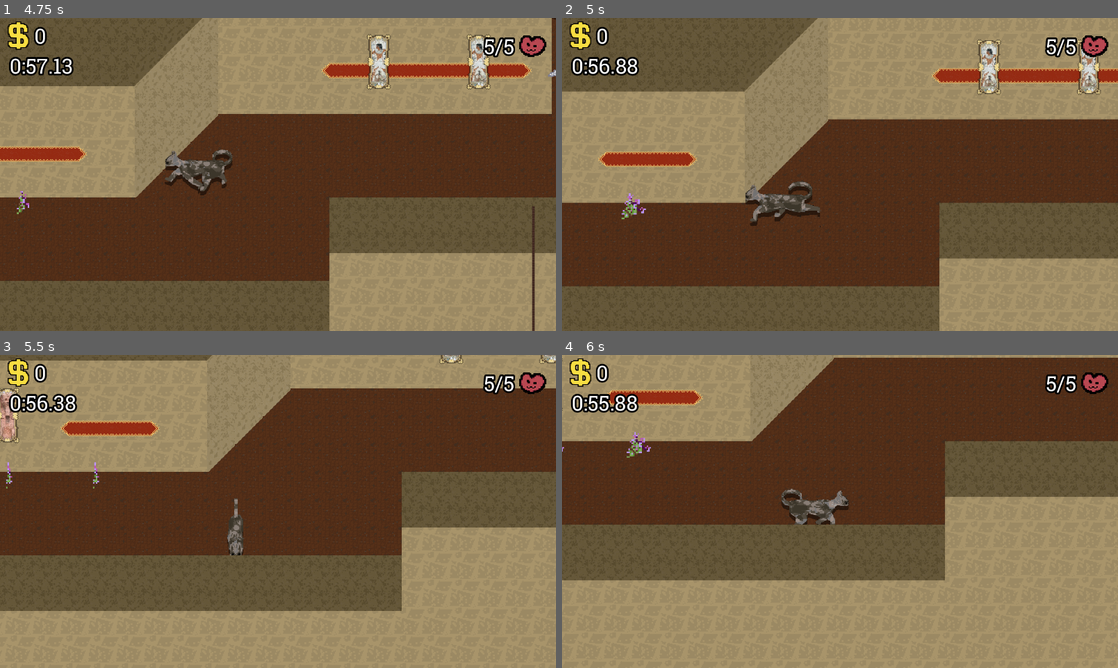
Above: before the commit, frames 1-4 (two rows, left to right).
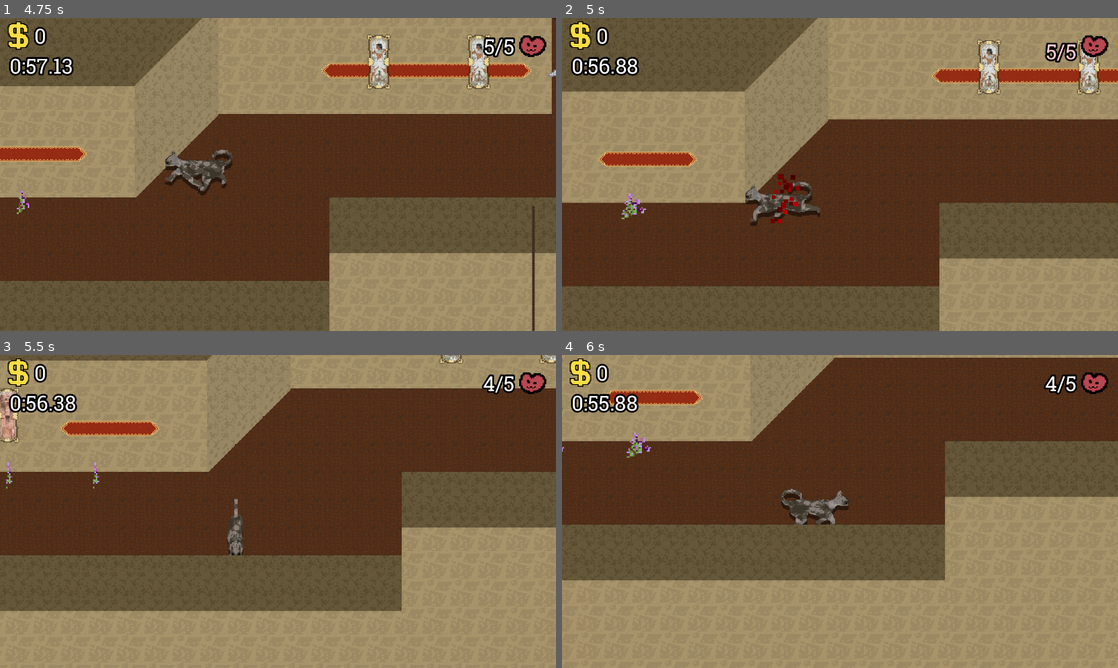
Above: after the commit, the same moments.

Repository: Emarald64/ancient-game-jam
Game: Godot game, scene res://source/main.tscn
Same seed, same stepped clock (60 frames per second), same inputs: the game is played once before the commit and once after it.
Inputs:
- Up to frame 1 (4.75 s): hold D (move_right) 0.53-1.28 s; hold Shift (sprint) 0.53-1.28 s; hold S (move_down) 1.28-2.03 s; tap Y at 1.35, 2.85, 4.35 s; hold D (move_right) 2.03-2.78 s; hold Shift (sprint) 2.03-2.78 s; hold W (move_up) 2.78-3.53 s; hold Shift (sprint) 3.53-4.28 s; hold A (move_left) from 3.53 s (still down); tap = (debug_heal, bound only after the commit) at 4.15 s
- Up to frame 2 (5 s): keep holding A (move_left); tap - (debug_hurt, bound only after the commit) at 4.9 s
- Up to frame 3 (5.5 s): release A (move_left) at 5.03 s; hold S (move_down) from 5.03 s (still down); hold Shift (sprint) from 5.03 s (still down)
- Up to frame 4 (6 s): release S (move_down) at 5.78 s; release Shift (sprint) at 5.78 s; hold D (move_right) from 5.78 s (still down); tap Y at 5.85 s

Frame 1 is identical in both runs. In frame 2, 0.6% of the frame differs, in the area x 37-93%, y 6-66%; in frame 3, 0.1%; in frame 4, 0.1%.

Commit message:
fixed desync in health counter if you update it too frequantly

Diff:
--- a/project.godot
+++ b/project.godot
@@ -84,6 +84,16 @@
 "events": [Object(InputEventKey,"resource_local_to_scene":false,"resource_name":"","device":-1,"window_id":0,"alt_press …(195 unchanged characters)…
 ]
 }
+debug_hurt={
+"deadzone": 0.2,
+"events": [Object(InputEventKey,"resource_local_to_scene":false,"resource_name":"","device":-1,"window_id":0,"alt_pressed":false,"shift_pressed":false,"ctrl_pressed":false,"meta_pressed":false,"pressed":false,"keycode":0,"physical_keycode":45,"key_label":0,"unicode":45,"location":0,"echo":false,"script":null)
+]
+}
+debug_heal={
+"deadzone": 0.2,
+"events": [Object(InputEventKey,"resource_local_to_scene":false,"resource_name":"","device":-1,"window_id":0,"alt_pressed":false,"shift_pressed":false,"ctrl_pressed":false,"meta_pressed":false,"pressed":false,"keycode":0,"physical_keycode":61,"key_label":0,"unicode":61,"location":0,"echo":false,"script":null)
+]
+}
 
 [layer_names]
 
--- a/source/main.gd
+++ b/source/main.gd
@@ -27,6 +27,10 @@
 func _process(delta: float) -> void:
 	if Input.is_key_pressed(KEY_Y):
 		start_escape()
+	if Input.is_action_just_pressed("debug_hurt"):
+		player.hurt(1)
+	if Input.is_action_just_pressed("debug_heal"):
+		player.heal(1)
 	if camera_shake_intencity>0:
 		camera.offset=50*Vector2(randf(),randf())*camera_shake_intencity
 		camera_shake_intencity-=delta
--- a/source/ui/health_counter.gd
+++ b/source/ui/health_counter.gd
@@ -10,6 +10,8 @@
 	update_displayed_health()
 
 func update_health(new_health:int):
+	if new_health!=current_health:
+		anim_player.advance(1)
 	if new_health<current_health:
 		anim_player.play("decrease_health")
 	elif new_health>current_health:
